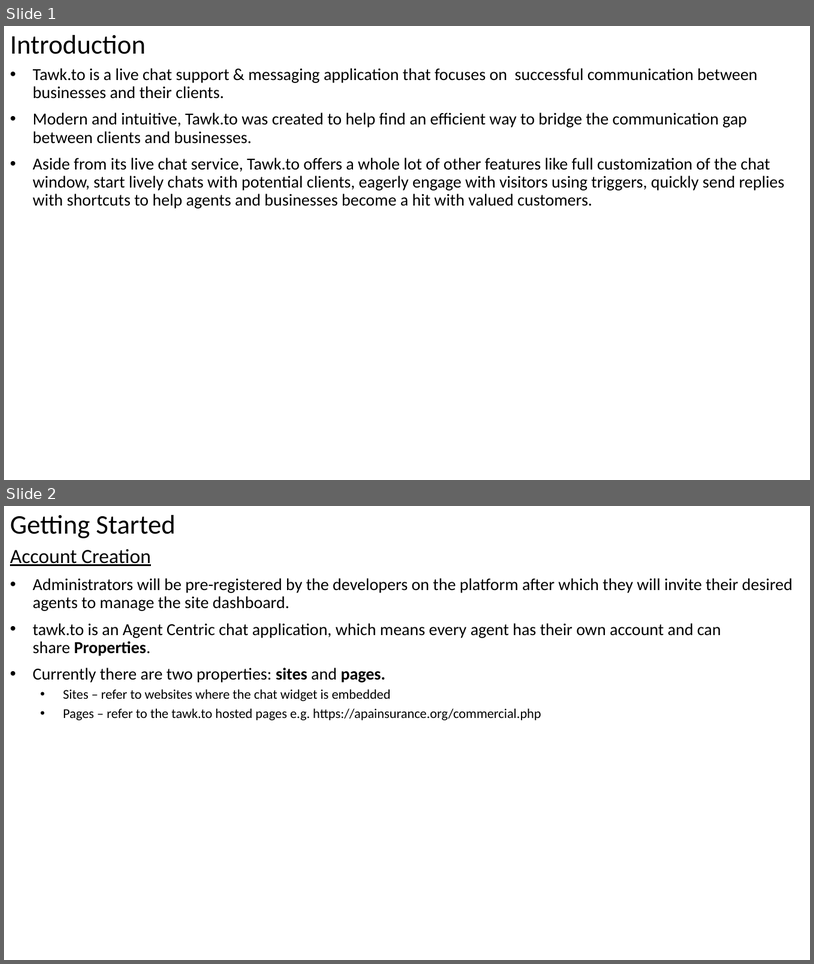
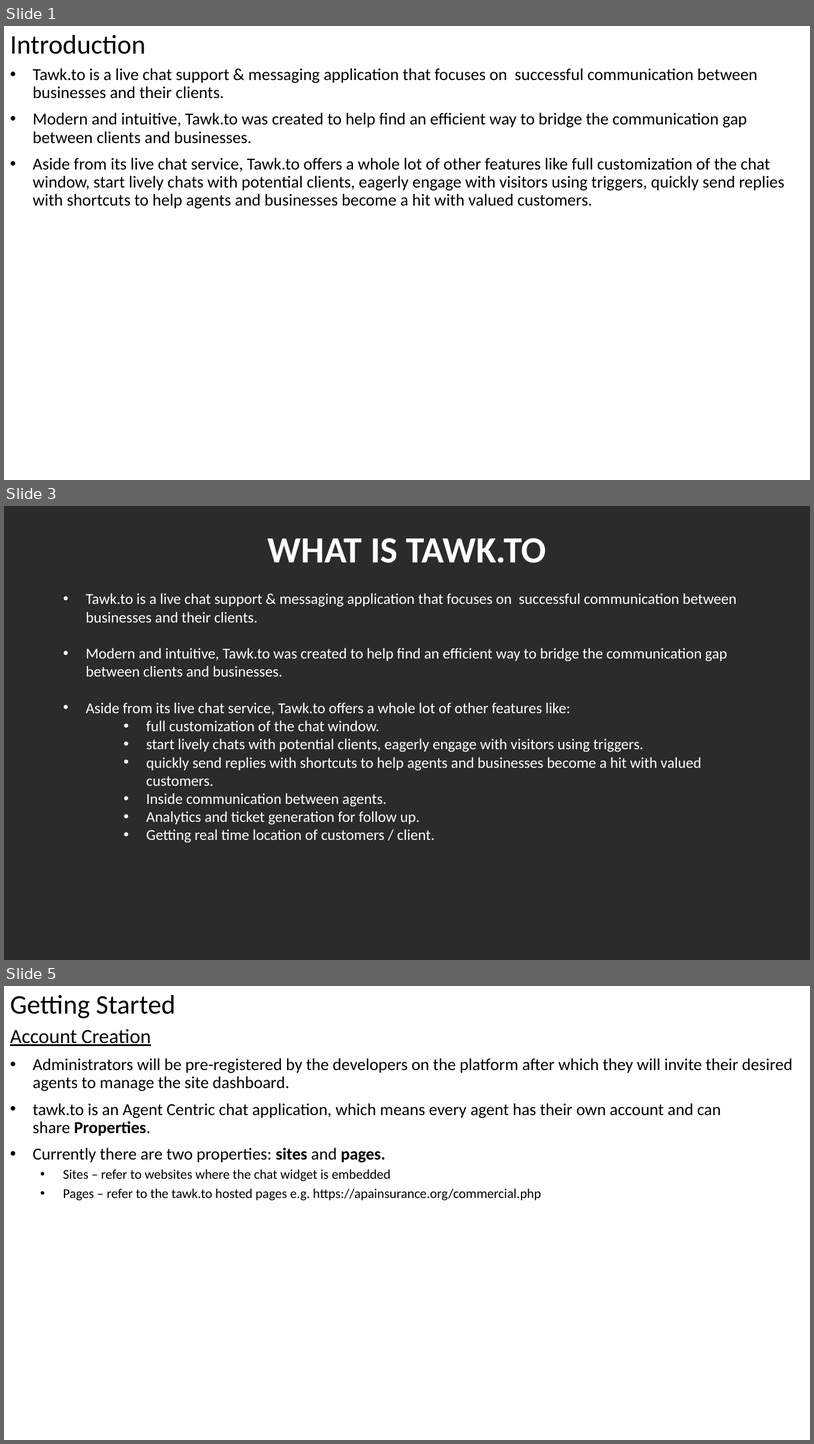
Before and after one commit to peterchege/platform, a slide deck: Tawt to documentation report.pptx. Shown one above the other, each under a label of ours: slides 1 and 2 before the commit, slides 1, 3 and 5 after it; the slides between them are not shown. The pictures are 814x964 and 814x1444 pixels, drawn with LibreOffice and Linux fonts; fonts in the diff are those of the drawing; background and template pictures are left out; a plain dark background stands for a picture behind light text. Boxes give left, top, right and bottom in pixels: in the first picture for what was removed or moved away, otherwise in the second. Text is boxed around its words. In the diff, an @@ line names an element or a change of style, - is before the commit and + after.

```diff
--- a/Tawt to documentation report.pptx
+++ b/Tawt to documentation report.pptx
@@ slide 3 added at [4,506,810,960], background picture (left out) @@
@@ title added at [268,538,546,563], 44 pt, text #FFFFFF, bold @@
+WHAT IS TAWK.TO
@@ text added at [86,593,737,843], 18 pt, text #FFFFFF @@
+• Tawk.to is a live chat support & messaging application that focuses on successful communication between businesses and their clients.
+• Modern and intuitive, Tawk.to was created to help find an efficient way to bridge the communication gap between clients and businesses.
+• Aside from its live chat service, Tawk.to offers a whole lot of other features like:
+    • full customization of the chat window.
+    • start lively chats with potential clients, eagerly engage with visitors using triggers.
+    • quickly send replies with shortcuts to help agents and businesses become a hit with valued customers.
+    • Inside communication between agents.
+    • Analytics and ticket generation for follow up.
+    • Getting real time location of customers / client.
@@ what was slide 2 is now slide 5 @@
```
Also in this commit, not shown: 4 other slides added.
